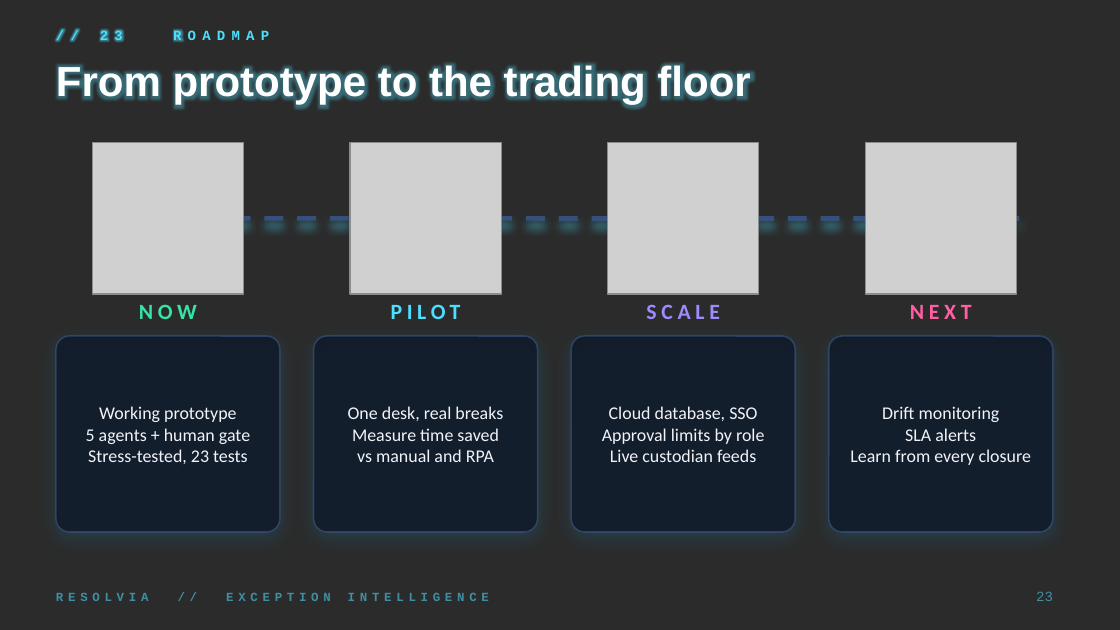
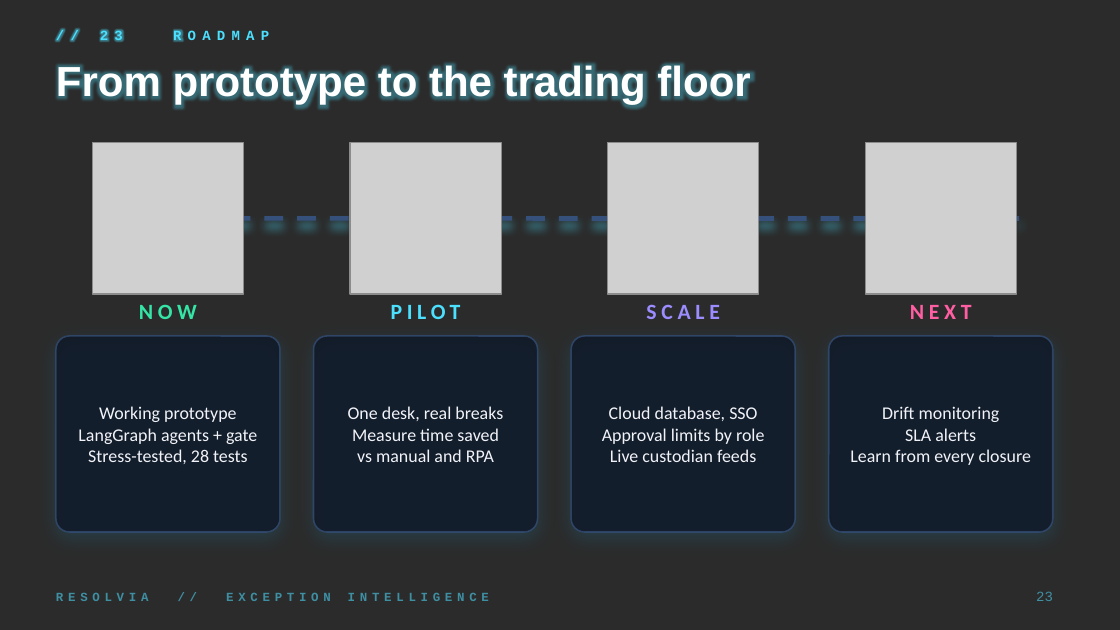
Before and after one commit to hiralsarkar/Resolvia, a slide deck: slide 23 of docs/presentation.pptx. Drawn at 1120x630 pixels with LibreOffice and Linux fonts; fonts in the diff are those of the drawing; grey boxes stand for pictures; background and template pictures are left out; a plain dark background stands for a picture behind light text. Boxes give left, top, right and bottom in pixels: in the first picture for what was removed or moved away, otherwise in the second. Text is boxed around its words. In the diff, an @@ line names an element or a change of style, - is before the commit and + after.

Commit message:
Describe the LangGraph orchestrator and the Investigator in the docs, guide and deck

```diff
--- a/docs/presentation.pptx
+++ b/docs/presentation.pptx
@@ text at (78,428,257,464): text changed @@
-5 agents + human gate
-Stress-tested, 23 tests
+LangGraph agents + gate
+Stress-tested, 28 tests
```
Also in this commit, not shown: 2 other slides changed, 6 other files.
